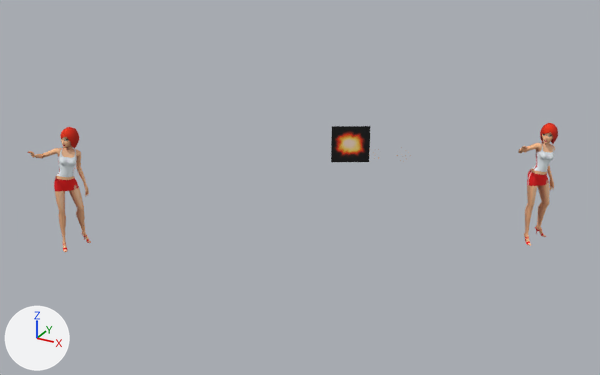
What one commit did to the FBX model Data/DemoTest/exgirl2/exgirl2.fbx.
Before and after are seen from a 50 mm camera at (2.2, -11.25, 5.43) aimed at (-3.03, -1.74, 0.67). Lighting does not change. The marker at lower left points along +X, +Y and +Z. Where no turn or scale is listed for an object, it has been applied to the vertices.

Script lines for the objects in view, before the commit:
```python
me_addflash = bpy.data.meshes.new('addflash')
me_addflash.from_pydata(...)  # 81 vertices, 64 faces; spans x -0.236..0.236, y -0.137..0.137, z -0.273..0.273
me_addflash.materials.append(mat_lambert4)  # picture img_flash_tga
me_pajreed1 = bpy.data.meshes.new('pajreed1')
me_pajreed1.from_pydata(...)  # 316 vertices, 350 faces; spans x -0.12..0.12, y -0.14..0.14, z -0.155..0.155
me_pajreed1.materials.append(mat_redhead_1_texture)  # picture img_redheaddressed_d_tga
me_pajreed2 = bpy.data.meshes.new('pajreed2')
me_pajreed2.from_pydata(...)  # 944 vertices, 1074 faces; spans x -0.25..0.25, y -0.38..0.38, z -0.8..0.8
me_pajreed2.materials.append(mat_redhead_1_texture)  # picture img_redheaddressed_d_tga
me_reed = bpy.data.meshes.new('reed')
me_reed.from_pydata(...)  # 1250 vertices, 1411 faces; spans x -0.24..0.25, y -0.39..0.37, z -0.89..0.9
me_reed.materials.append(mat_redhead_1_texture)  # picture img_redheaddressed_d_tga
ob_addflash = bpy.data.objects.new('addflash', me_addflash)
ob_addflash.location = (-2.51, -1.18, 1.24)
ob_pajreed1 = bpy.data.objects.new('pajreed1', me_pajreed1)
ob_pajreed1.location = (-5.9, -3.21, 1.38)
ob_pajreed2 = bpy.data.objects.new('pajreed2', me_pajreed2)
ob_pajreed2.location = (-6.0, -3.43, 0.55)
ob_reed = bpy.data.objects.new('reed', me_reed)
ob_reed.location = (-0.17, 0.0, 0.64)
```
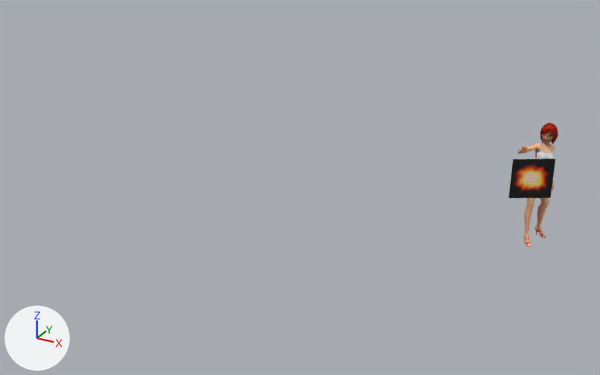
Where the change shows, as pixel boxes (x1, y1, x2, y2) in the pictures (600 x 375 px):
'addflash', moved: before (331, 126, 370, 162); after (509, 159, 556, 198)
'pajreed2', moved: before (28, 147, 91, 252); after (518, 143, 554, 246)
'pajreed1', moved: before (60, 127, 79, 149); after (540, 123, 558, 144)
'reed', unchanged, covered by the edit: before (518, 123, 558, 246); after (519, 123, 558, 245)

The change, as a diff of the scene's bpy script:
```diff
--- a/Data/DemoTest/exgirl2/exgirl2.fbx.py
+++ b/Data/DemoTest/exgirl2/exgirl2.fbx.py
@@ ob_pajreed1 @@
 ob_pajreed1 = bpy.data.objects.new('pajreed1', me_pajreed1)
-ob_pajreed1.location = (-5.9, -3.21, 1.38)
+ob_pajreed1.location = (-0.07, 0.19, 1.38)
@@ ob_addflash @@
 ob_addflash = bpy.data.objects.new('addflash', me_addflash)
-ob_addflash.location = (-2.51, -1.18, 1.24)
+ob_addflash.location = (0.07, -1.18, 1.24)
@@ ob_pajreed2 @@
 ob_pajreed2 = bpy.data.objects.new('pajreed2', me_pajreed2)
-ob_pajreed2.location = (-6.0, -3.43, 0.55)
+ob_pajreed2.location = (-0.17, -0.03, 0.55)
```
